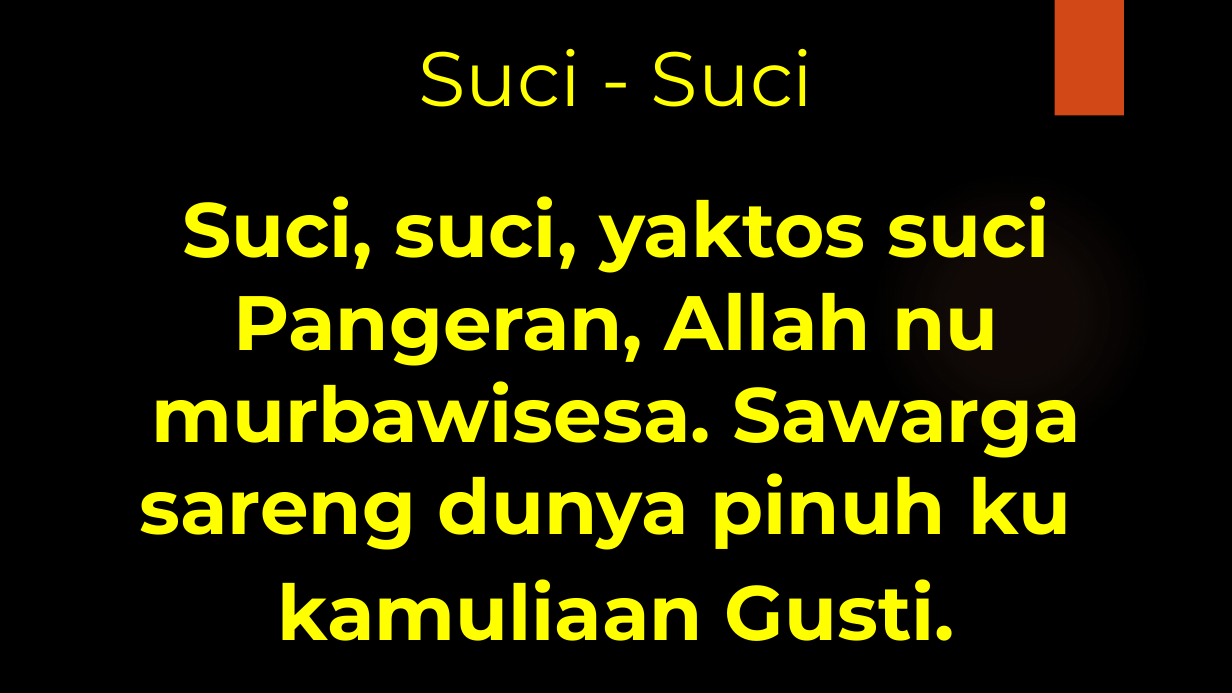
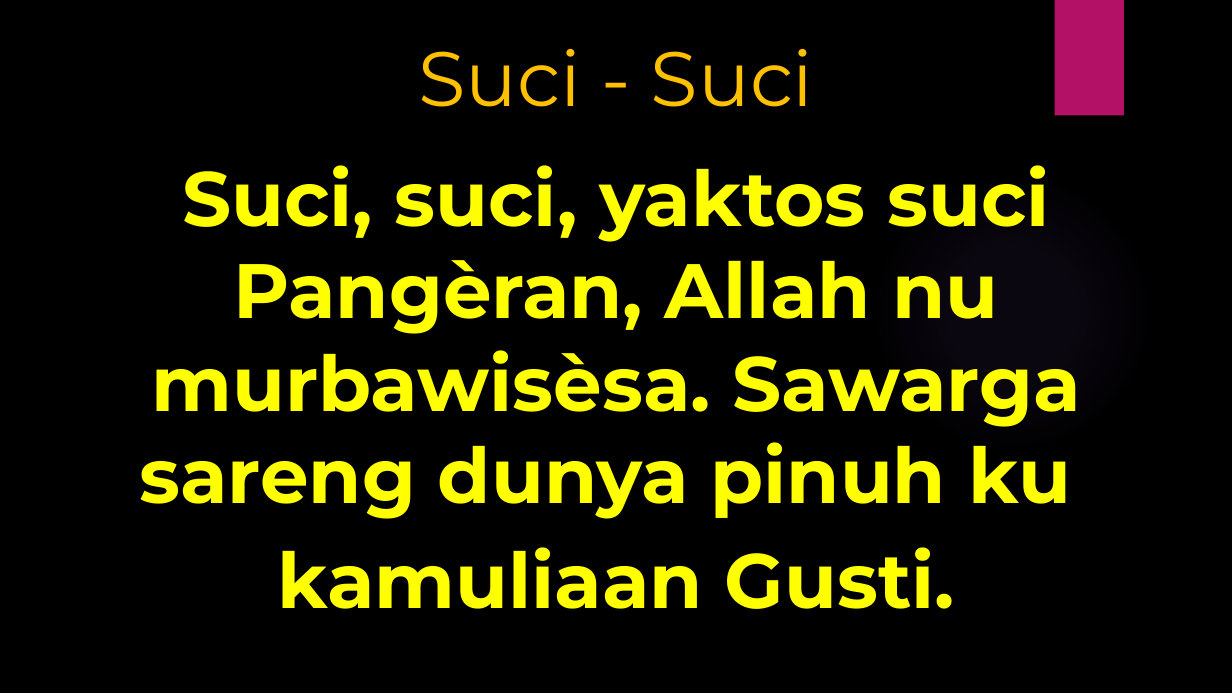
Before and after one commit to laurensius/Slide_Misa_KRC, a slide deck: slide 42 of 2020 12 tanggal 12- 13/Slide Misa Bahasa Sunda.pptx. Drawn at 1232x693 pixels with LibreOffice and Linux fonts; fonts in the diff are those of the drawing; background and template pictures are left out. Boxes give left, top, right and bottom in pixels: in the first picture for what was removed or moved away, otherwise in the second. Text is boxed around its words. In the diff, an @@ line names an element or a change of style, - is before the commit and + after.

```diff
--- a/2020 12 tanggal 12- 13/Slide Misa Bahasa Sunda.pptx
+++ b/2020 12 tanggal 12- 13/Slide Misa Bahasa Sunda.pptx
@@ title "Suci - Suci" at [418,49,814,107]: text colour #FFFF00 to #FFC000 @@
@@ rectangle at [1055,0,1124,116]: fill #D34817 to #B31166 @@
@@ text "Suci, suci, yaktos suci Pangèran, ...": place and size @@
-text "Suci, suci, yaktos suci Pangèran, ..." at [139,196,1081,641]
+text "Suci, suci, yaktos suci Pangèran, ..." at [139,165,1081,609]
@@ text at [139,165,1081,519]: text changed @@
-Suci, suci, yaktos suci Pangeran, Allah nu murbawisesa. Sawarga sareng dunya pinuh ku
+Suci, suci, yaktos suci Pangèran, Allah nu murbawisèsa. Sawarga sareng dunya pinuh ku
@@ ellipse at [870,169,1154,454]: fill gradient #EF8C6A to gradient #9B6BF2 @@
```
Also in this commit, not shown: 55 other slides changed, 1 slide added, 1 slide removed, 1 other file.
